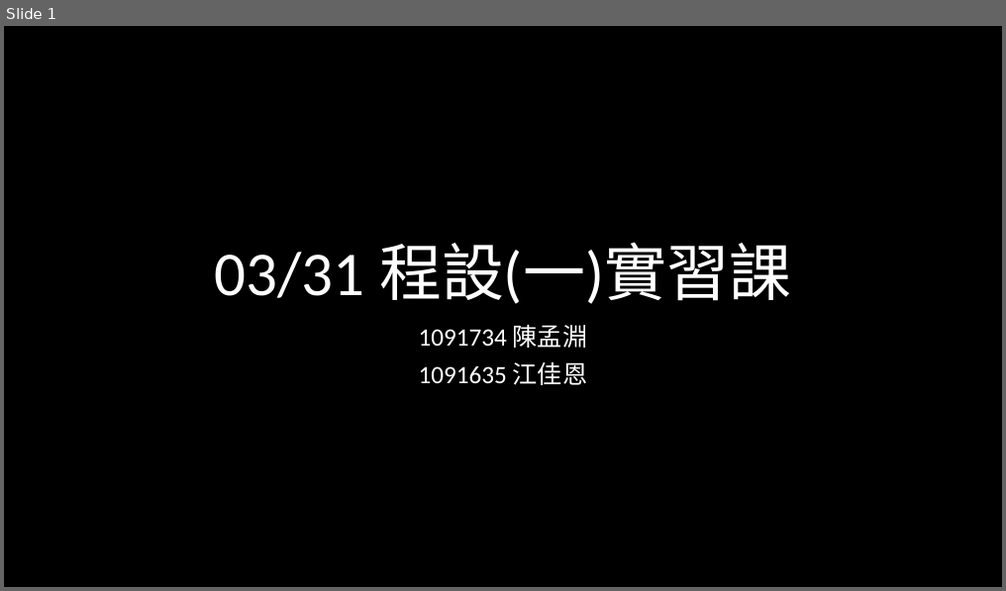
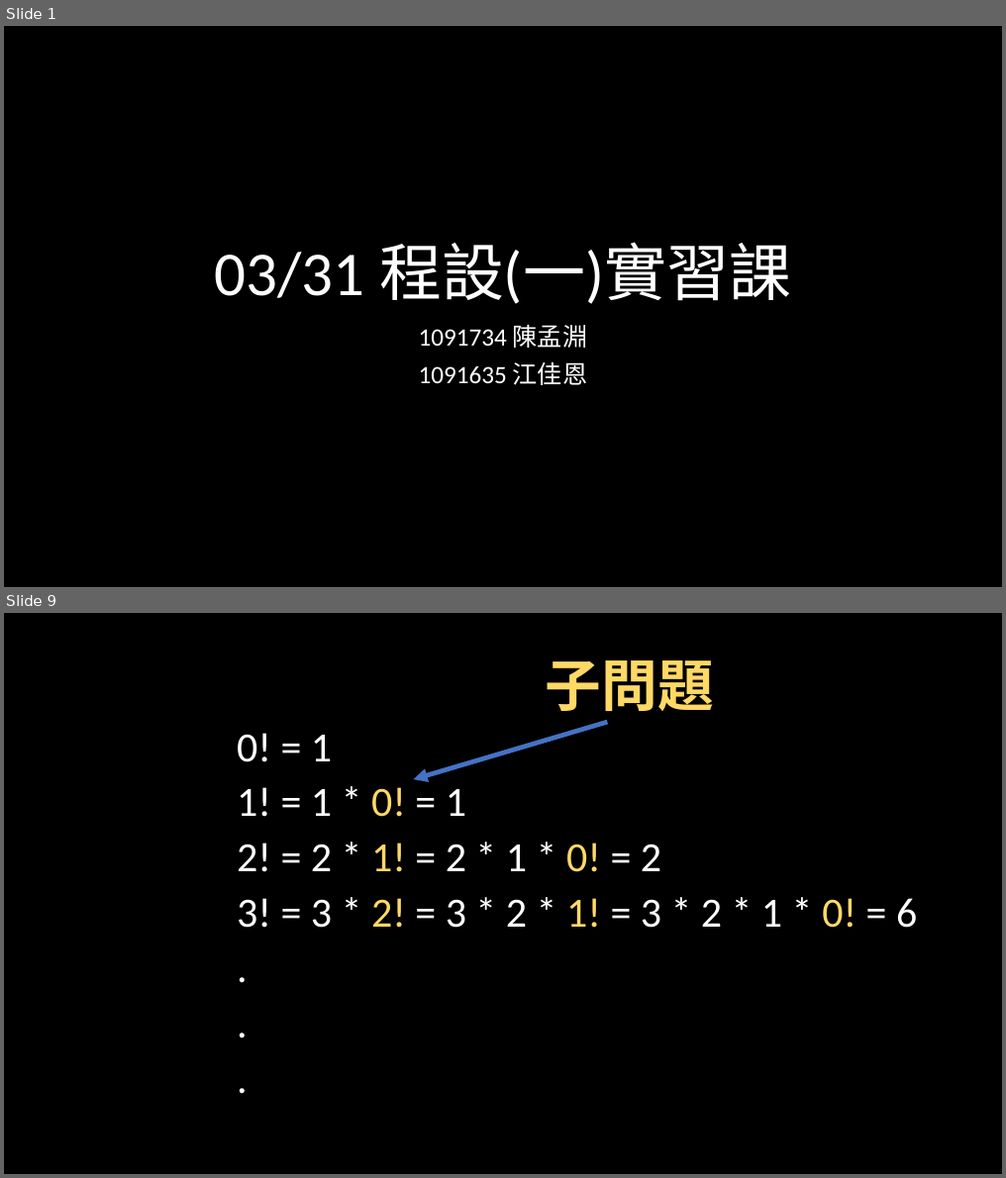
Before and after one commit to weermark/class, a slide deck: practical_class/class_ppt/0421程一實習.pptx. Shown one above the other, each under a label of ours: slide 1 before the commit, slides 1 and 9 after it; the slides between them are not shown. The pictures are 1006x591 and 1006x1178 pixels, drawn with LibreOffice and Linux fonts; fonts in the diff are those of the drawing. Boxes give left, top, right and bottom in pixels: in the first picture for what was removed or moved away, otherwise in the second. Text is boxed around its words. In the diff, an @@ line names an element or a change of style, - is before the commit and + after.

```diff
--- a/practical_class/class_ppt/0421程一實習.pptx
+++ b/practical_class/class_ppt/0421程一實習.pptx
@@ slide 9 added at box(4, 613, 1002, 1174), background #000000 @@
@@ text added at box(546, 661, 714, 711), 54 pt, text gradient #FFC000 to #FFD966 to #FFF2CC, bold @@
+子問題
@@ arrow added from (607, 722) to (414, 779), #4472C4 4.5 pt @@
@@ text added at box(237, 733, 917, 928), 40 pt, text #FFFFFF @@
+0! = 1
+1! = 1 * 0! = 1
+2! = 2 * 1! = 2 * 1 * 0! = 2
+3! = 3 * 2! = 3 * 2 * 1! = 3 * 2 * 1 * 0! = 6
+.
+.
+.
```
Also in this commit, not shown: 1 slide changed, 15 other slides added, 1 other file.
